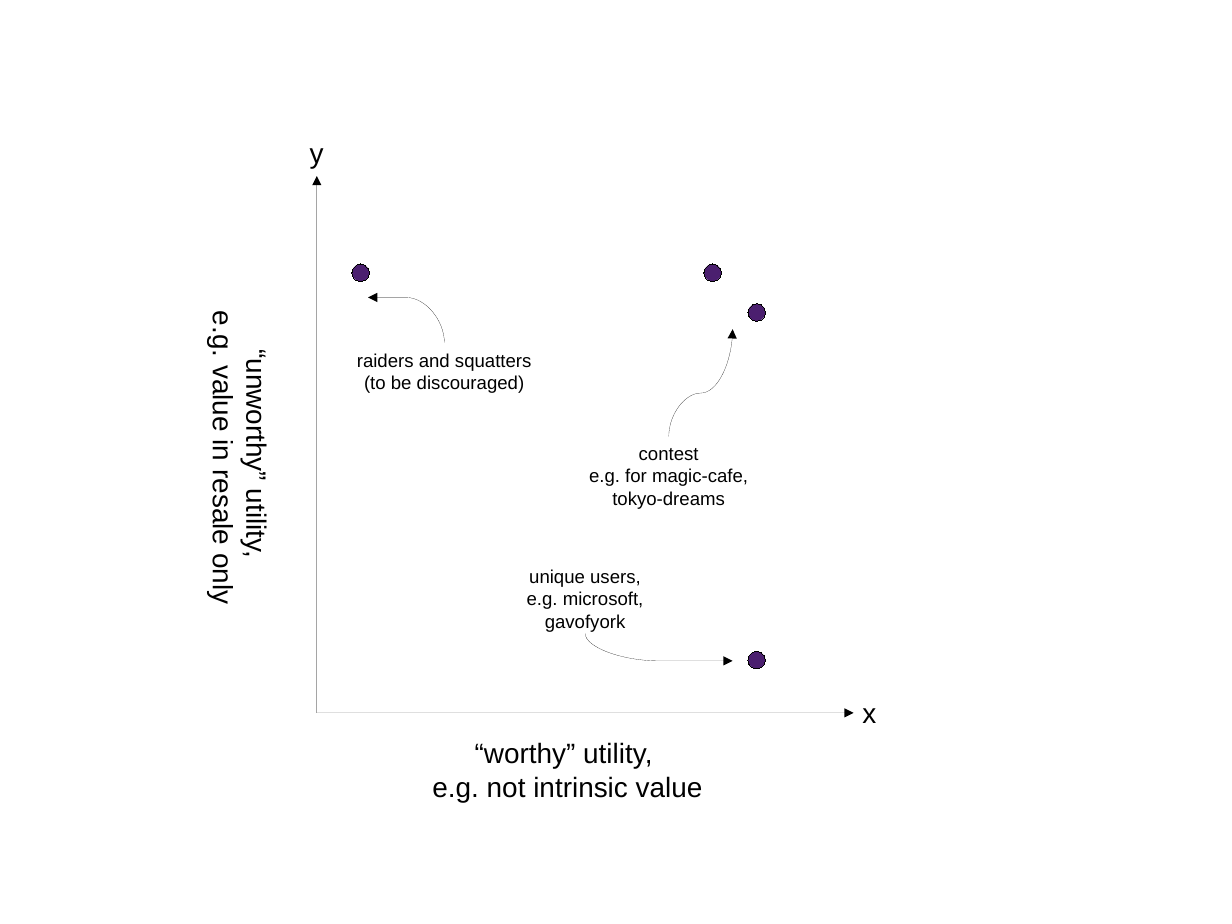
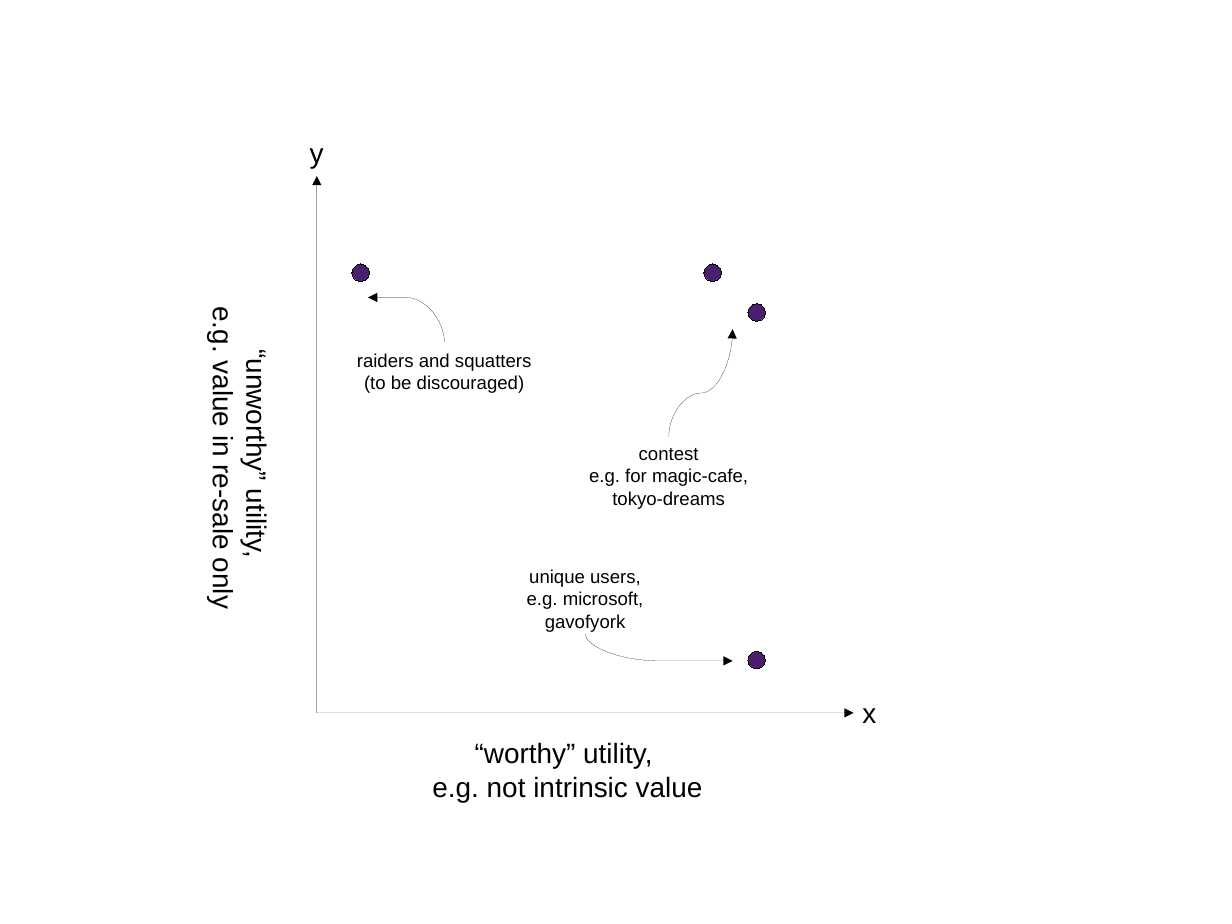
Before and after one commit to aeronbuchanan/ethereum, a slide deck: slide 1 of Diagrams/AliasUtility2D.odp. Drawn at 1232x924 pixels with LibreOffice and Linux fonts; fonts in the diff are those of the drawing. Boxes give left, top, right and bottom in pixels: in the first picture for what was removed or moved away, otherwise in the second. Text is boxed around its words. In the diff, an @@ line names an element or a change of style, - is before the commit and + after.

```diff
--- a/Diagrams/AliasUtility2D.odp
+++ b/Diagrams/AliasUtility2D.odp
@@ text at <box>207,310,238,608</box>: text changed @@
-e.g. value in resale only
+e.g. value in re-sale only
```
Also in this commit, not shown: 3 other files.
